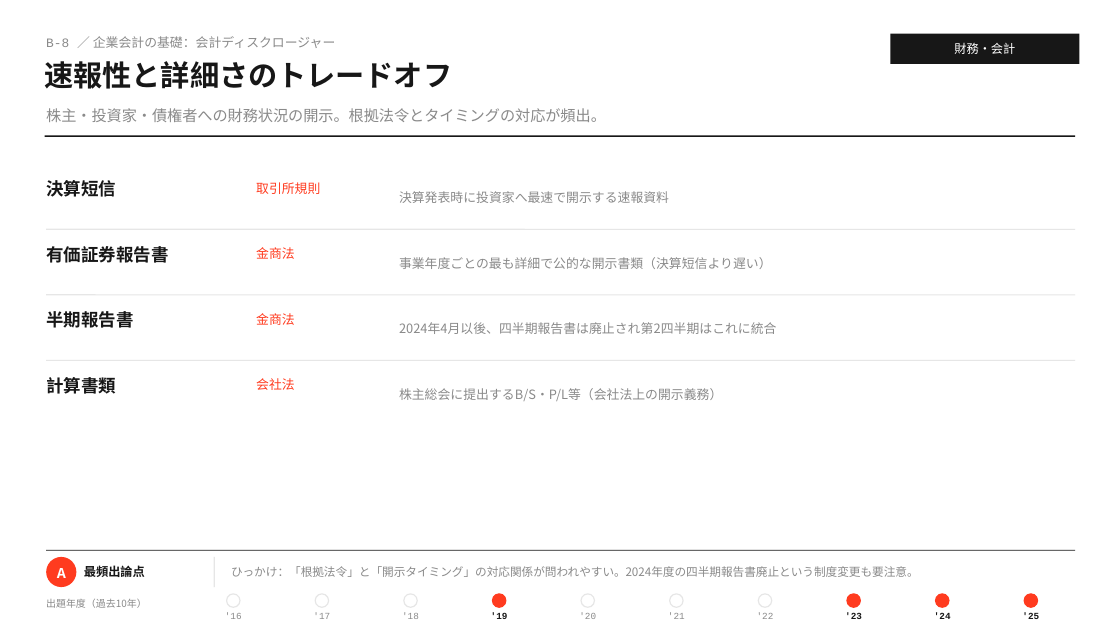
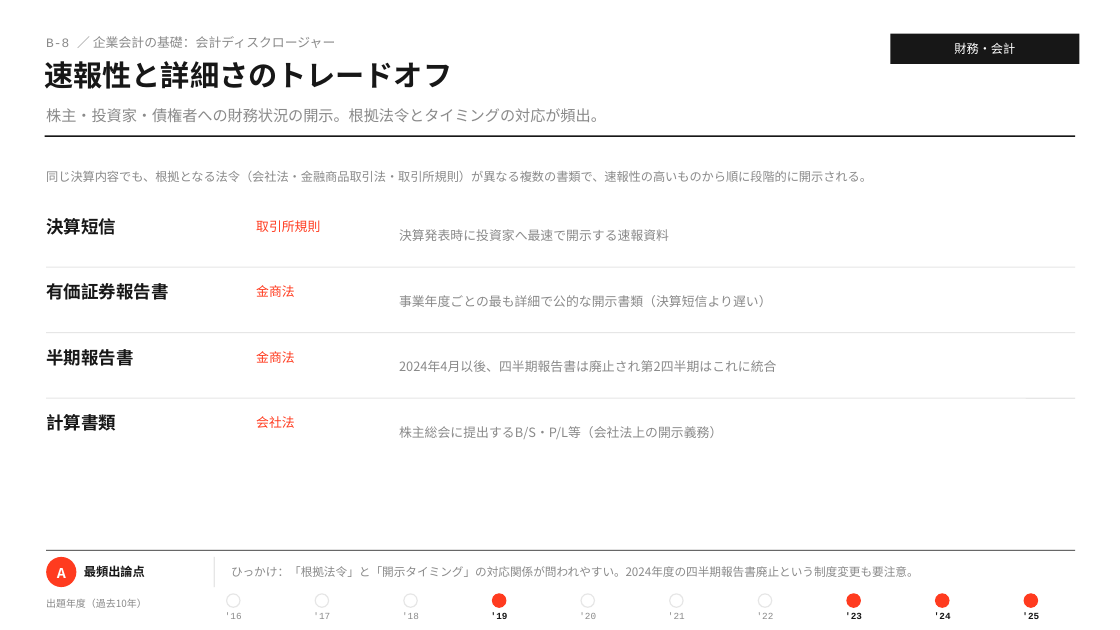
Before and after one commit to MasatoshiSano/SMEC, a slide deck: slide 10 of slides/1st_stage/B_finance_accounting.pptx. Drawn at 1120x630 pixels with LibreOffice and Linux fonts; fonts in the diff are those of the drawing. Boxes give left, top, right and bottom in pixels: in the first picture for what was removed or moved away, otherwise in the second. Text is boxed around its words. In the diff, an @@ line names an element or a change of style, - is before the commit and + after.

```diff
--- a/slides/1st_stage/B_finance_accounting.pptx
+++ b/slides/1st_stage/B_finance_accounting.pptx
@@ text added at bbox=[46, 171, 872, 182], 10.5 pt, text #8A8A8A @@
+同じ決算内容でも、根拠となる法令（会社法・金融商品取引法・取引所規則）が異なる複数の書類で、速報性の高いものから順に段階的に開示される。
@@ line moved from (46, 295) - (1075, 295) to (46, 267) - (1075, 267) @@
@@ text "金商法": place and size @@
-text "金商法" at bbox=[256, 313, 295, 325]
+text "金商法" at bbox=[256, 285, 295, 297]
@@ 6 texts: place and size @@
-6 texts at bbox=[46, 180, 772, 401]
+6 texts at bbox=[46, 218, 772, 439]
@@ line moved from (46, 360) - (1075, 360) to (46, 333) - (1075, 333) @@
@@ text "金商法": place and size @@
-text "金商法" at bbox=[256, 247, 295, 259]
+text "金商法" at bbox=[256, 351, 295, 363]
@@ 4 texts: place and size @@
-4 texts at bbox=[46, 182, 777, 394]
+4 texts at bbox=[46, 220, 777, 431]
@@ line moved from (46, 229) - (1075, 229) to (46, 398) - (1075, 398) @@
```
Also in this commit, not shown: 24 other slides changed, 2 other files.
